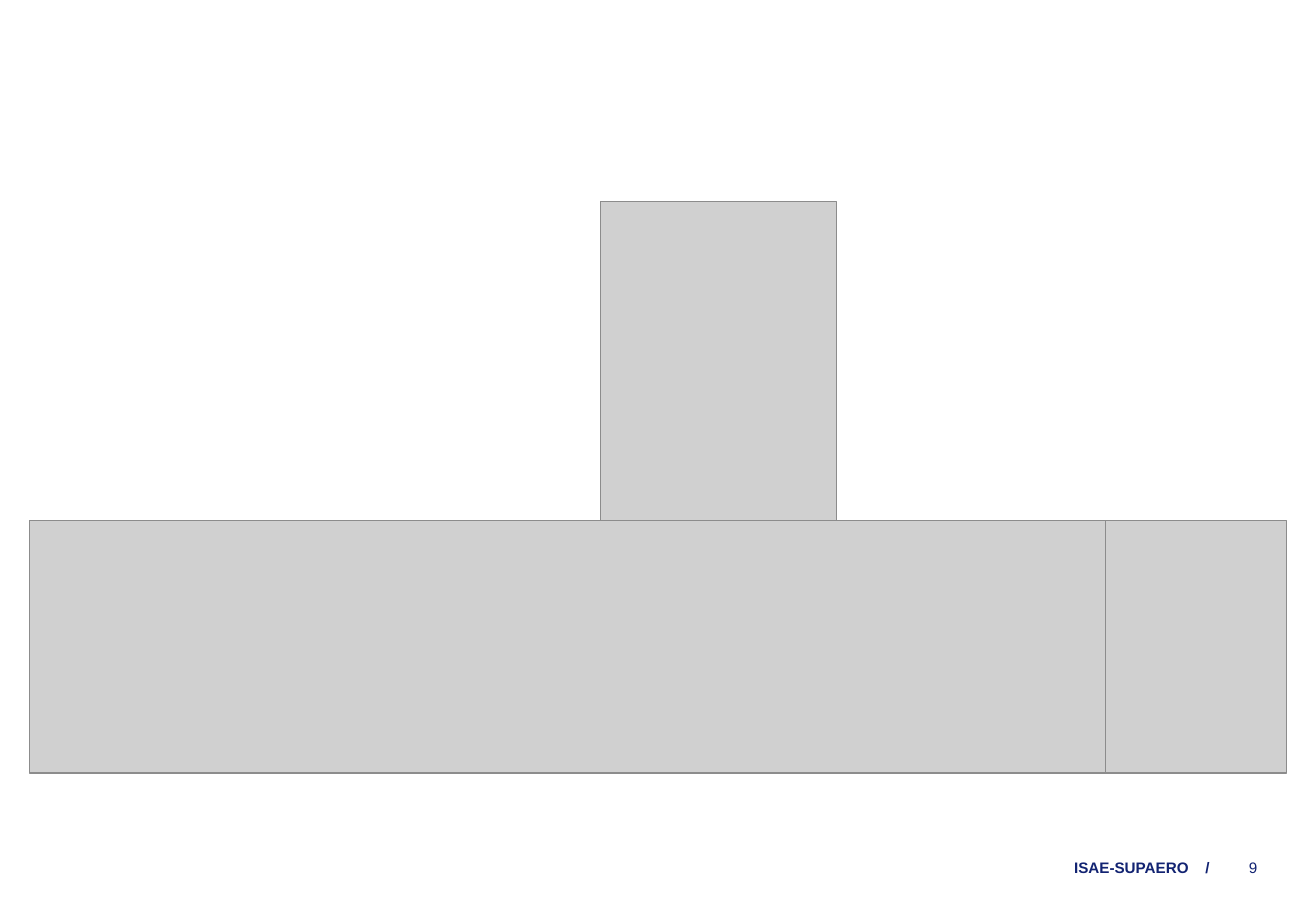
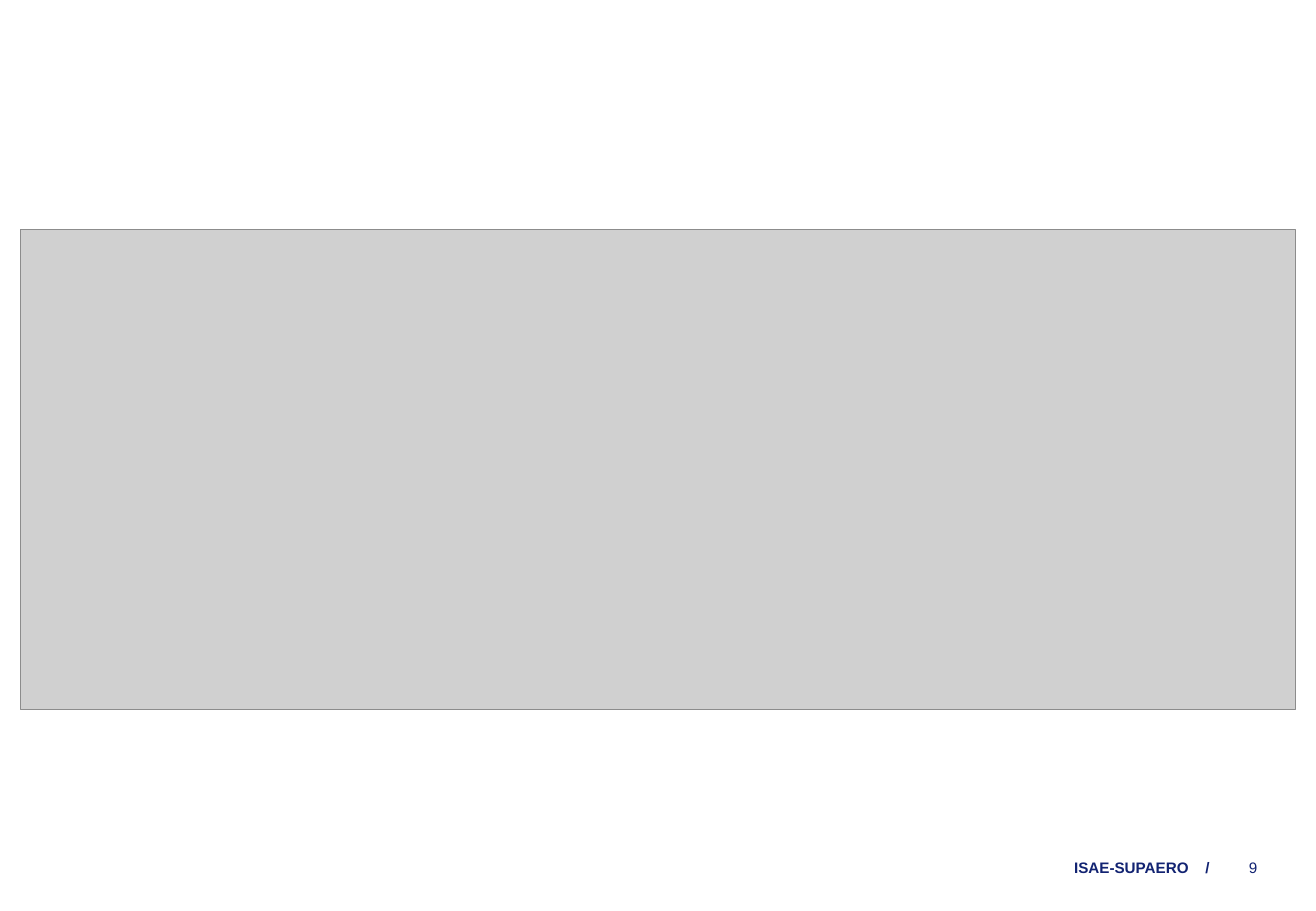
Before and after one commit to SeungahLEE0820/2MAE501, a slide deck: slide 9 of final/IoT_presentation_v2.pptx. Drawn at 1316x911 pixels with LibreOffice and Linux fonts; fonts in the diff are those of the drawing; grey boxes stand for pictures; background and template pictures are left out. Boxes give left, top, right and bottom in pixels: in the first picture for what was removed or moved away, otherwise in the second. Text is boxed around its words. In the diff, an @@ line names an element or a change of style, - is before the commit and + after.

```diff
--- a/final/IoT_presentation_v2.pptx
+++ b/final/IoT_presentation_v2.pptx
@@ picture removed at bbox=[600, 202, 836, 738] @@
@@ picture added at bbox=[21, 230, 1297, 710] @@
@@ picture removed at bbox=[29, 521, 1156, 774] @@
@@ picture removed at bbox=[1106, 521, 1287, 774] @@
```
Also in this commit, not shown: 2 other slides changed, 4 other files.
